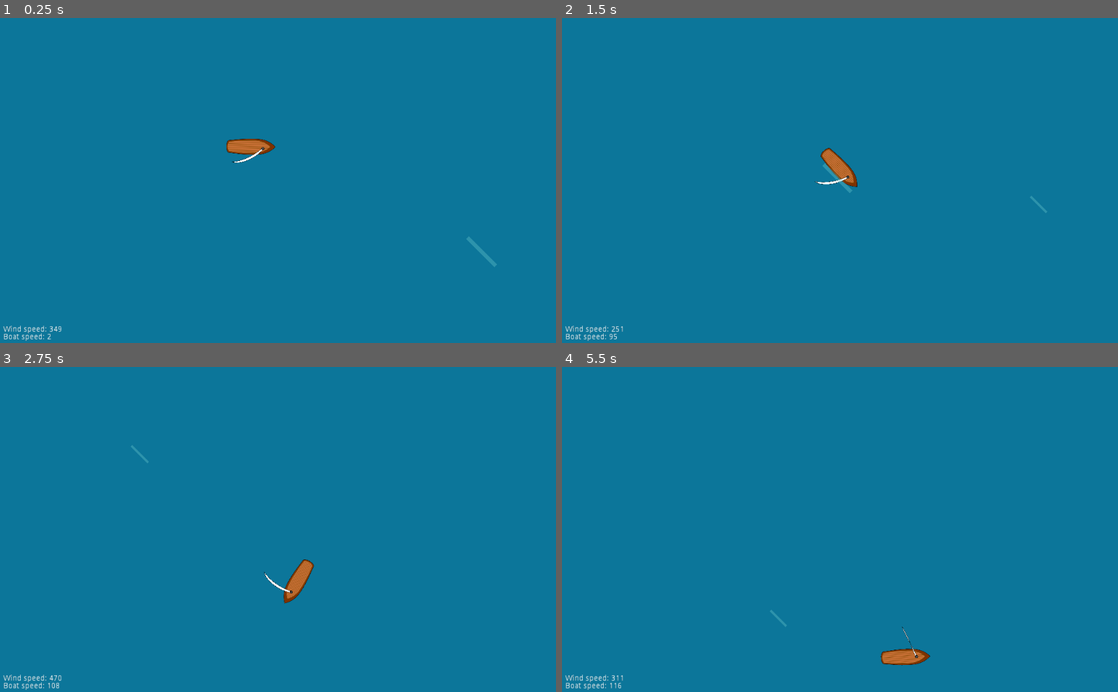
Above: before the commit, frames 1-4 (two rows, left to right).
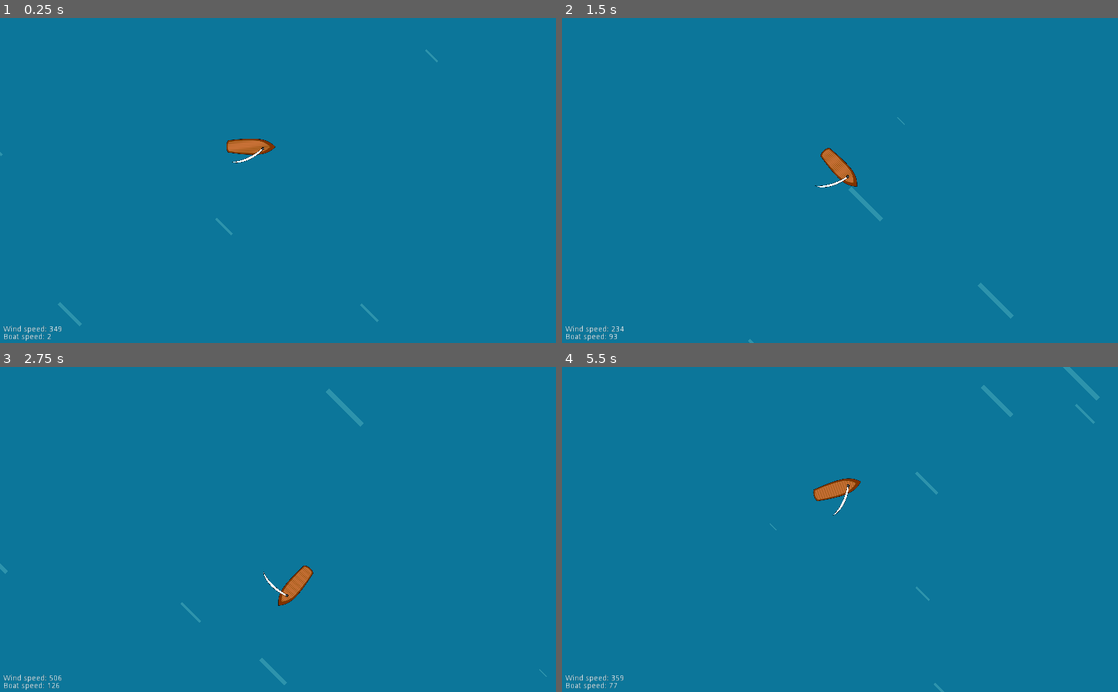
Above: after the commit, the same moments.

Repository: Norodix/SailGame
Game: Godot game, scene res://World.tscn
Two runs of this game, one before a commit and one after it. Both use one fixed random seed, a clock stepped at 60 frames per second and the inputs below.
Inputs:
- Up to frame 1 (0.25 s): no input
- Up to frame 2 (1.5 s): hold D (right) 0.53-1.28 s; hold Q (loosen) 0.53-1.28 s; hold S (down) from 1.28 s (still down); tap E (tighten) at 1.35 s
- Up to frame 3 (2.75 s): release S (down) at 2.03 s; hold D (right) from 2.03 s (still down); hold Q (loosen) from 2.03 s (still down)
- Up to frame 4 (5.5 s): release D (right) at 2.78 s; release Q (loosen) at 2.78 s; hold W (up) 2.78-3.53 s; tap E (tighten) at 2.85, 4.35 s; hold Q (loosen) 3.53-4.28 s; hold A (left) 3.53-5.03 s; tap R (Reset, bound only after the commit) at 4.15 s; hold S (down) from 5.03 s (still down); hold Q (loosen) from 5.03 s (still down)

The runs differ from the first frame. In frame 1, 0.4% of the frame differs, in the area x 0-90%, y 9-100%; in frame 2, 0.5%; in frame 3, 0.7%; in frame 4, 1.3%, in the area x 0-97%, y 0-100%.

Commit message:
Status update, fullscreen, git ignore exports

Diff:
--- a/World.gd
+++ b/World.gd
@@ -13,5 +13,6 @@
 
 
 # Called every frame. 'delta' is the elapsed time since the previous frame.
-#func _process(delta):
-#	pass
+func _process(delta):
+	if Input.is_action_just_pressed("Reset"):
+		get_tree().reload_current_scene()
--- a/World.tscn
+++ b/World.tscn
@@ -18,7 +18,7 @@
 
 [sub_resource type="ParticlesMaterial" id=3]
 emission_shape = 2
-emission_box_extents = Vector3( 1200, 1200, 1 )
+emission_box_extents = Vector3( 800, 800, 1 )
 flag_disable_z = true
 direction = Vector3( 0, 1, 0 )
 spread = 0.0
@@ -92,7 +92,7 @@
 
 [node name="Wind" type="Particles2D" parent="."]
 rotation = -0.785398
-amount = 40
+amount = 80
 lifetime = 5.0
 preprocess = 5.0
 visibility_rect = Rect2( -2000, -2000, 4000, 4000 )
--- a/project.godot
+++ b/project.godot
@@ -18,6 +18,11 @@
 config/name="Sailor"
 run/main_scene="res://World.tscn"
 config/icon="res://icon.png"
+
+[display]
+
+window/stretch/mode="2d"
+window/stretch/aspect="keep"
 
 [gdnative]
 
@@ -48,11 +53,18 @@
 tighten={
 "deadzone": 0.5,
 "events": [ Object(InputEventKey,"resource_local_to_scene":false,"resource_name":"","device":0,"alt":false,"shift":false,"control":false,"meta":false,"command":false,"pressed":false,"scancode":69,"unicode":0,"echo":false,"script":null)
+, Object(InputEventKey,"resource_local_to_scene":false,"resource_name":"","device":0,"alt":false,"shift":false,"control":false,"meta":false,"command":false,"pressed":false,"scancode":87,"unicode":0,"echo":false,"script":null)
  ]
 }
 loosen={
 "deadzone": 0.5,
 "events": [ Object(InputEventKey,"resource_local_to_scene":false,"resource_name":"","device":0,"alt":false,"shift":false,"control":false,"meta":false,"command":false,"pressed":false,"scancode":81,"unicode":0,"echo":false,"script":null)
+, Object(InputEventKey,"resource_local_to_scene":false,"resource_name":"","device":0,"alt":false,"shift":false,"control":false,"meta":false,"command":false,"pressed":false,"scancode":83,"unicode":0,"echo":false,"script":null)
+ ]
+}
+Reset={
+"deadzone": 0.5,
+"events": [ Object(InputEventKey,"resource_local_to_scene":false,"resource_name":"","device":0,"alt":false,"shift":false,"control":false,"meta":false,"command":false,"pressed":false,"scancode":82,"unicode":0,"echo":false,"script":null)
  ]
 }
 
Not shown, added: export_presets.cfg
Not shown, changed: .gitignore
